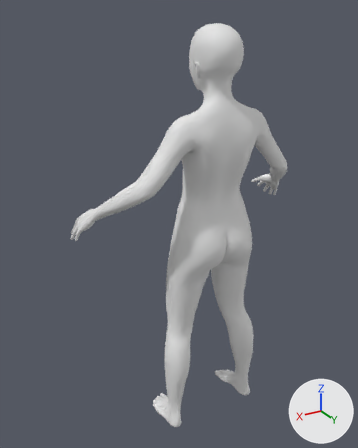
The glTF model game/assets/humans/human_female_young.glb: old version first, new version second.
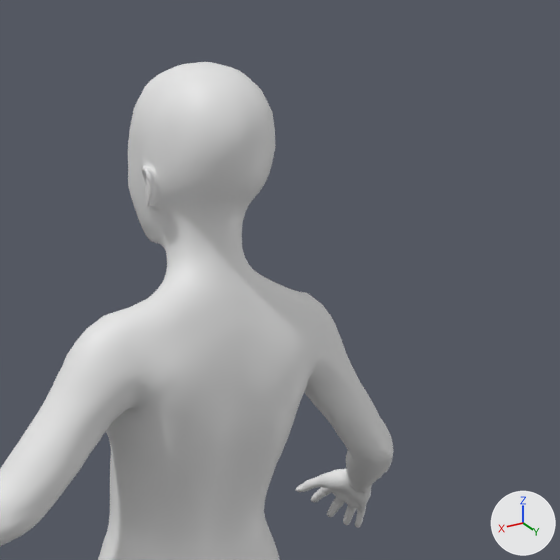
Each version is shown whole from a 50 mm lens placed at (0.828, 1.15, 1.34), pointed at (0.062, -0.126, 0.702), then close up on the part from 40% to 98% of the width and 0% to 46% of the height. Every picture has the same lights, and +X, +Y and +Z are marked at lower right. The older version's two pictures come first. Materials are left out; every surface is plain grey. Vertices at exactly the same position are counted once.

The first close-up shows 'Body'.
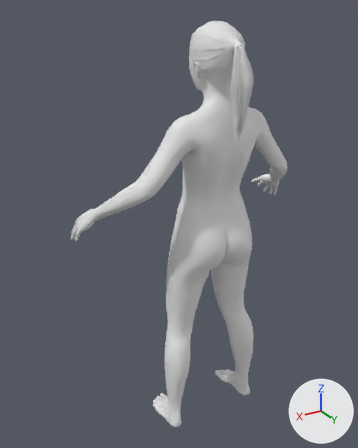
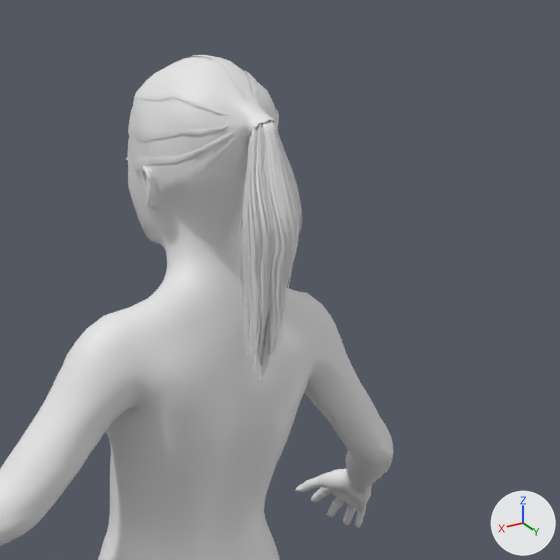
Scene script edits in JSON lines:
```json
{"block": "me_mesh_0", "where": "# used by ob_body; location = (0.0, 0.0, 0.0)"}
{"op": "remove", "block": "me_mesh_0", "code": "me_mesh_0.from_pydata(...)  # 13380 vertices, 26756 faces; spans x -0.4..0.4, y -0.254..0.07, z -0.003..1.31"}
{"op": "add", "block": "me_mesh_0", "code": "me_mesh_0.from_pydata(...)  # 17528 vertices, 32832 faces; spans x -0.4..0.4, y -0.254..0.121, z -0.003..1.316"}
{"block": "me_mesh_0", "change": "me_mesh_0 part 1: 4148 vertices added at x -0.07..0.07, y -0.116..0.121, z 1.011..1.316"}
```

What differs and where, as boxes (x1, y1, x2, y2) in the close-ups (560 x 560 px):
```json
{"object": "Body", "change": "reshaped", "before": [0, 62, 393, 560], "after": [0, 55, 393, 560]}
{"part": 1, "of": "me_mesh_0", "change": "added", "after": [126, 55, 302, 381]}
```
